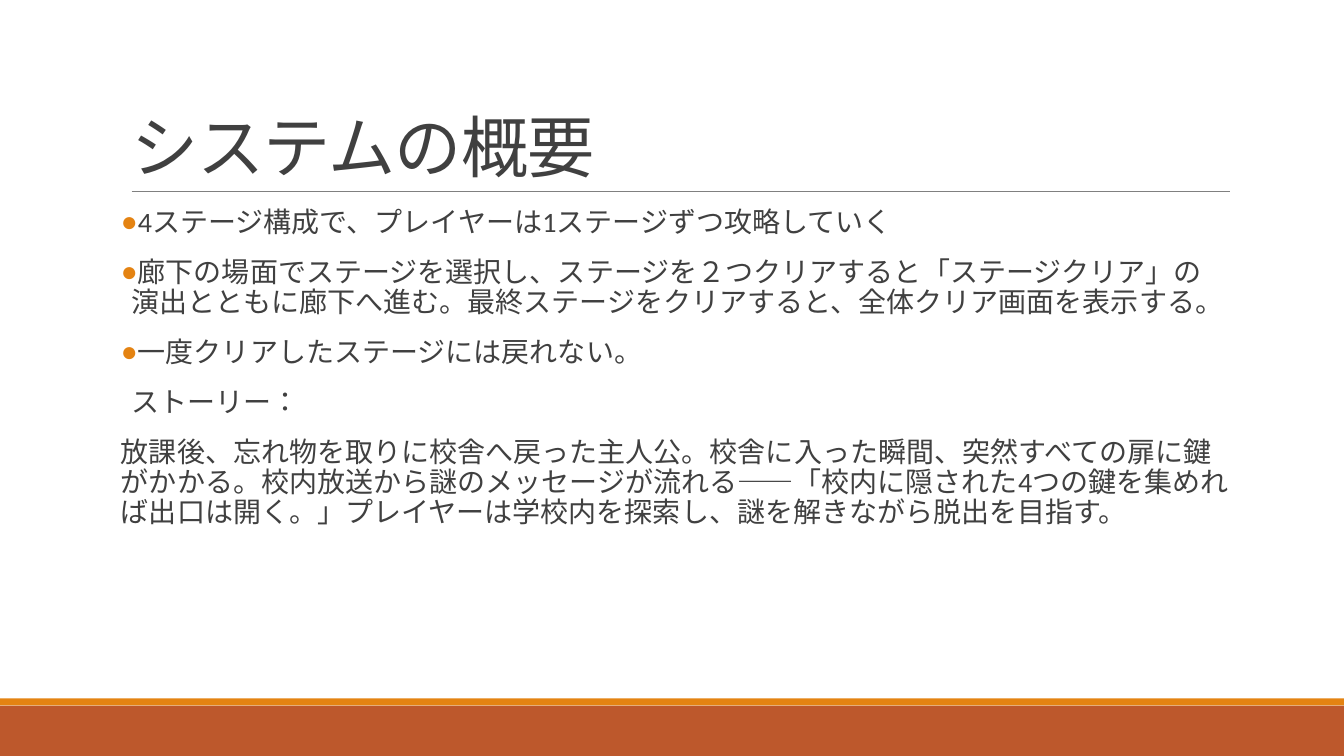
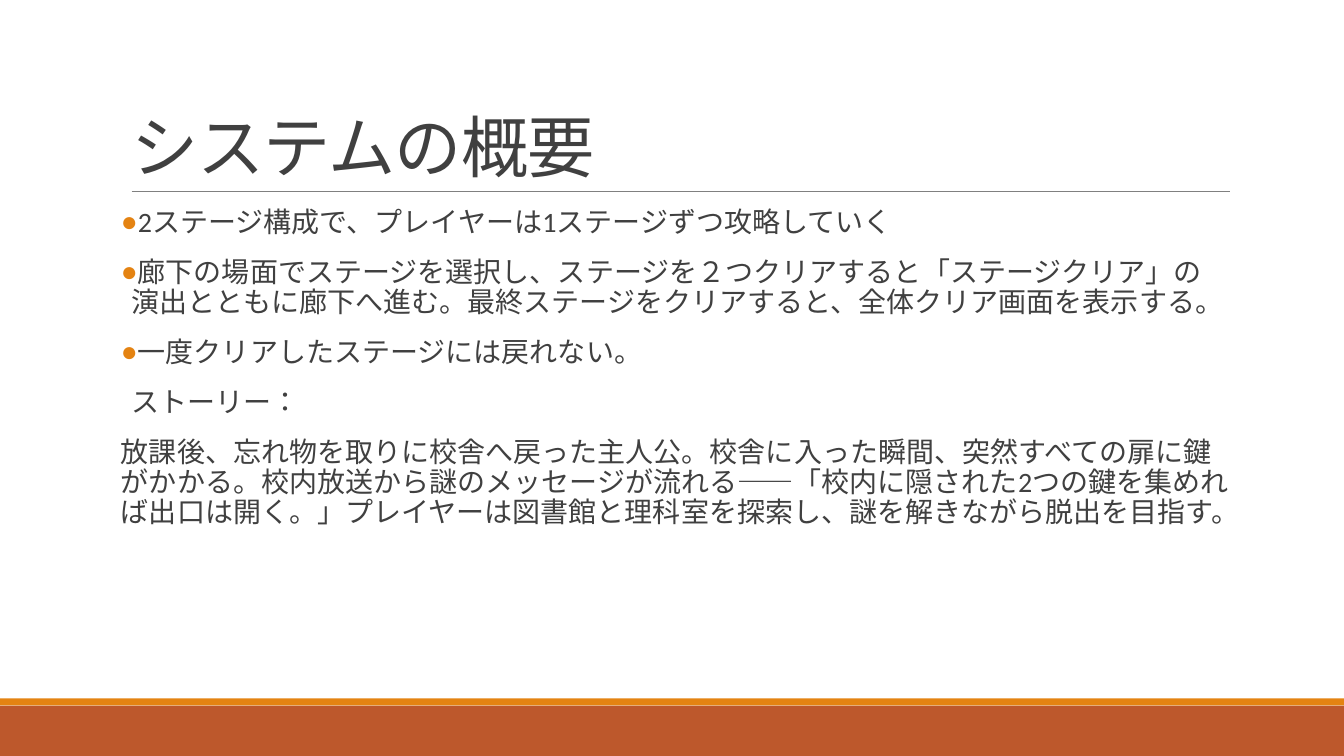
Before and after one commit to YudaiSugimoto17/team-7, a slide deck: slide 2 of presentation/presentation.pptx. Drawn at 1344x756 pixels with LibreOffice and Linux fonts; fonts in the diff are those of the drawing. Boxes give left, top, right and bottom in pixels: in the first picture for what was removed or moved away, otherwise in the second. Text is boxed around its words. In the diff, an @@ line names an element or a change of style, - is before the commit and + after.

Commit message:
ファイルの変更
ファイルを編集した

```diff
--- a/presentation/presentation.pptx
+++ b/presentation/presentation.pptx
@@ text at bbox=[138, 209, 892, 235]: text changed @@
-● 4ステージ構成で、プレイヤーは1ステージずつ攻略していく
+● 2ステージ構成で、プレイヤーは1ステージずつ攻略していく
@@ text at bbox=[121, 438, 1239, 525]: text changed @@
-放課後、忘れ物を取りに校舎へ戻った主人公。校舎に入った瞬間、突然すべての扉に鍵がかかる。校内放送から謎のメッセージが流れる——「校内に隠された4つの鍵を集めれば出口は開く。」プレイヤーは学校内を探索し、謎を解きながら脱出を目指す。
+放課後、忘れ物を取りに校舎へ戻った主人公。校舎に入った瞬間、突然すべての扉に鍵がかかる。校内放送から謎のメッセージが流れる——「校内に隠された2つの鍵を集めれば出口は開く。」プレイヤーは図書館と理科室を探索し、謎を解きながら脱出を目指す。
```
